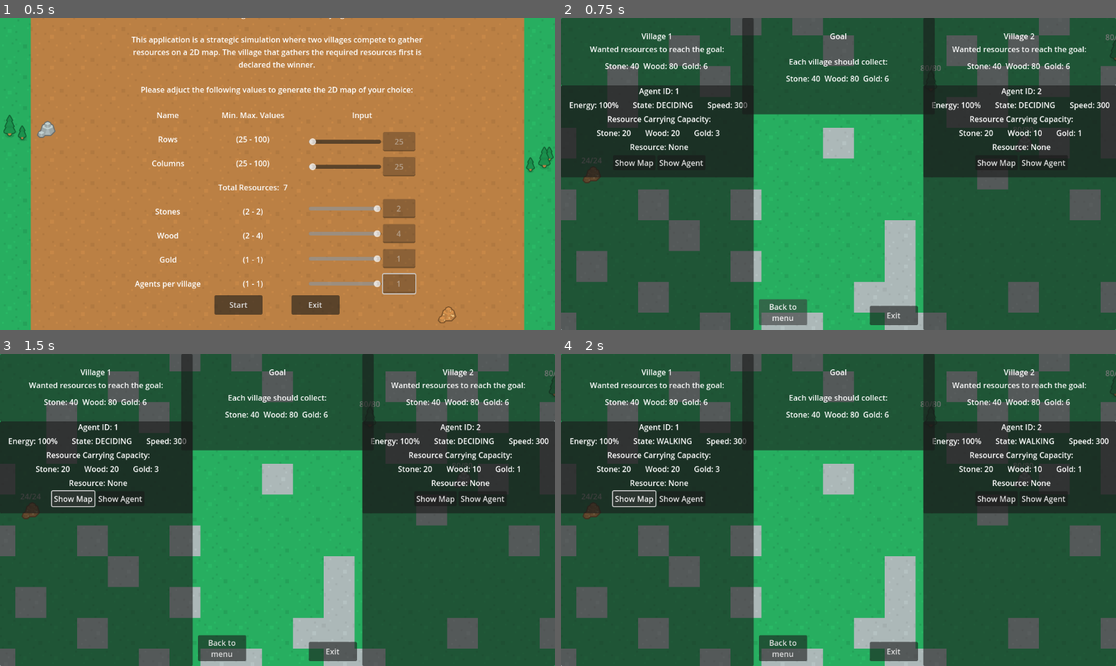
Above: before the commit, frames 1-4 (two rows, left to right).
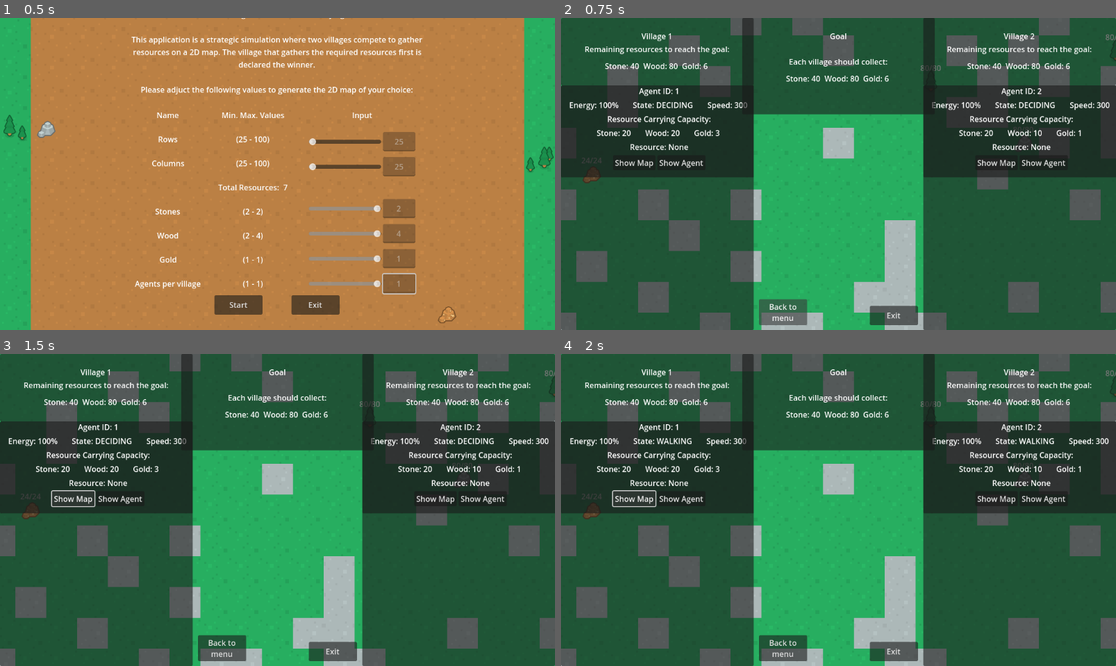
Above: after the commit, the same moments.

Repository: ApostolisSiampanis/intelligent-agents
Game: Godot game, scene res://scenes/input_screen.tscn
The game is run twice, just before and just after one commit, with the same random seed, the same clock (stepped at 60 frames per second) and the same inputs.
Inputs:
- Up to frame 1 (0.5 s): no input
- Up to frame 2 (0.75 s): click "Start" at 0.5 s
- Up to frame 3 (1.5 s): click "Show Map" at 1.25 s
- Up to frame 4 (2 s): no input

Frame 1 is identical in both runs. In frame 2, 0.6% of the frame differs, in the area x 4-96%, y 9-12%; in frame 3, 0.6%; in frame 4, 0.6%.

Commit message:
Update map_generator.tscn

Diff:
--- a/scenes/map_generator.tscn
+++ b/scenes/map_generator.tscn
@@ -114,7 +114,7 @@
 
 [node name="LabelVillage1GoalRemaining" type="Label" parent="UILayer/VBoxContainerVillage1AgentsList/PanelVillage1Status/VBoxContainer"]
 layout_mode = 2
-text = "Wanted resources to reach the goal:"
+text = "Remaining resources to reach the goal:"
 horizontal_alignment = 1
 
 [node name="HBoxContainerVillage1Goal" type="HBoxContainer" parent="UILayer/VBoxContainerVillage1AgentsList/PanelVillage1Status/VBoxContainer"]
@@ -191,7 +191,7 @@
 
 [node name="LabelVillage2GoalRemaining" type="Label" parent="UILayer/VBoxContainerVillage2AgentsList/PanelVillage1Status2/VBoxContainer"]
 layout_mode = 2
-text = "Wanted resources to reach the goal:"
+text = "Remaining resources to reach the goal:"
 horizontal_alignment = 1
 
 [node name="HBoxContainerVillage2Goal" type="HBoxContainer" parent="UILayer/VBoxContainerVillage2AgentsList/PanelVillage1Status2/VBoxContainer"]
